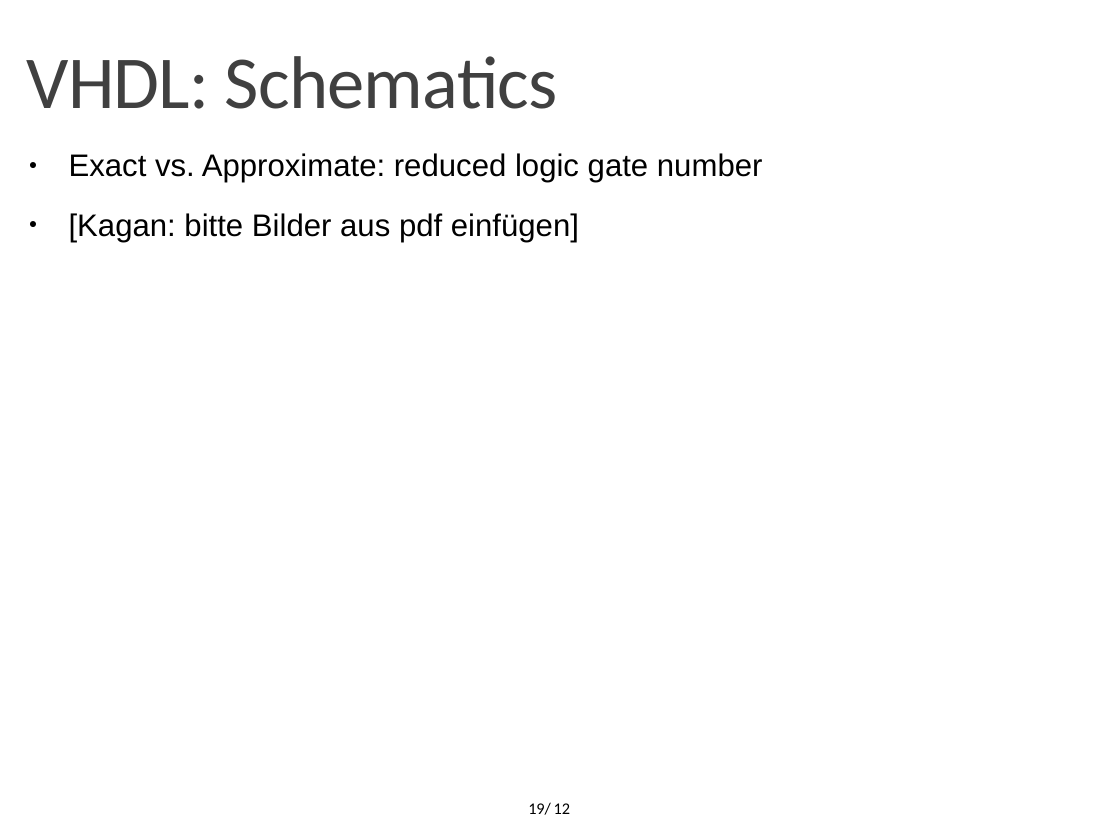
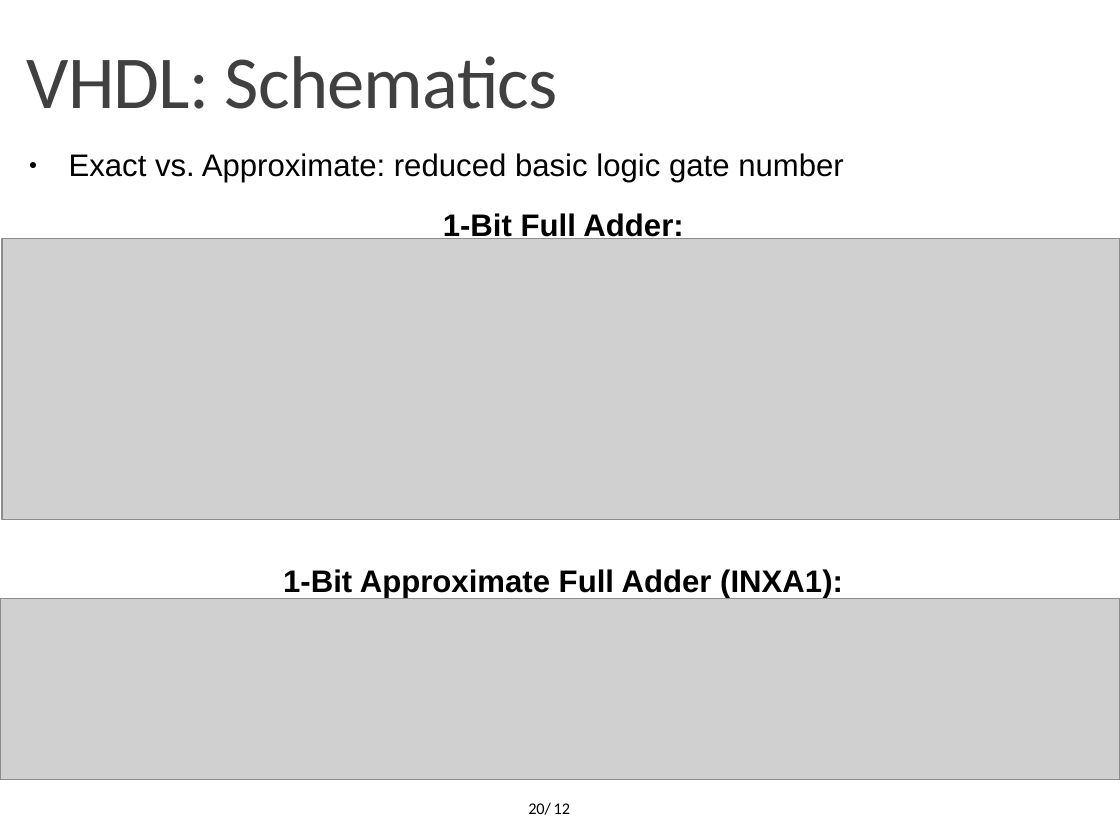
Before and after one commit to OrionLightning/Approximate-Circuit, a slide deck: slide 20 of Presentation Slides/Second Midterm (11-01-2022)/Midterm 11-01-2022.pptx (slide 19 before the commit). Drawn at 1120x840 pixels with LibreOffice and Linux fonts; fonts in the diff are those of the drawing; grey boxes stand for pictures; background and template pictures are left out. Boxes give left, top, right and bottom in pixels: in the first picture for what was removed or moved away, otherwise in the second. Text is boxed around its words. In the diff, an @@ line names an element or a change of style, - is before the commit and + after.

Commit message:
slides

```diff
--- a/Presentation Slides/Second Midterm (11-01-2022)/Midterm 11-01-2022.pptx
+++ b/Presentation Slides/Second Midterm (11-01-2022)/Midterm 11-01-2022.pptx
@@ text at [69, 153, 844, 599]: text changed; bold on @@
-● Exact vs. Approximate: reduced logic gate number
-● [Kagan: bitte Bilder aus pdf einfügen]
+● Exact vs. Approximate: reduced basic logic gate number
+1-Bit Full Adder:
+1-Bit Approximate Full Adder (INXA1):
@@ picture added at [2, 239, 1120, 520] @@
@@ picture added at [0, 599, 1120, 781] @@
@@ page number at [528, 802, 551, 815]: text changed @@
-19/
+20/
```
Also in this commit, not shown: 8 other slides changed, 1 slide added.
